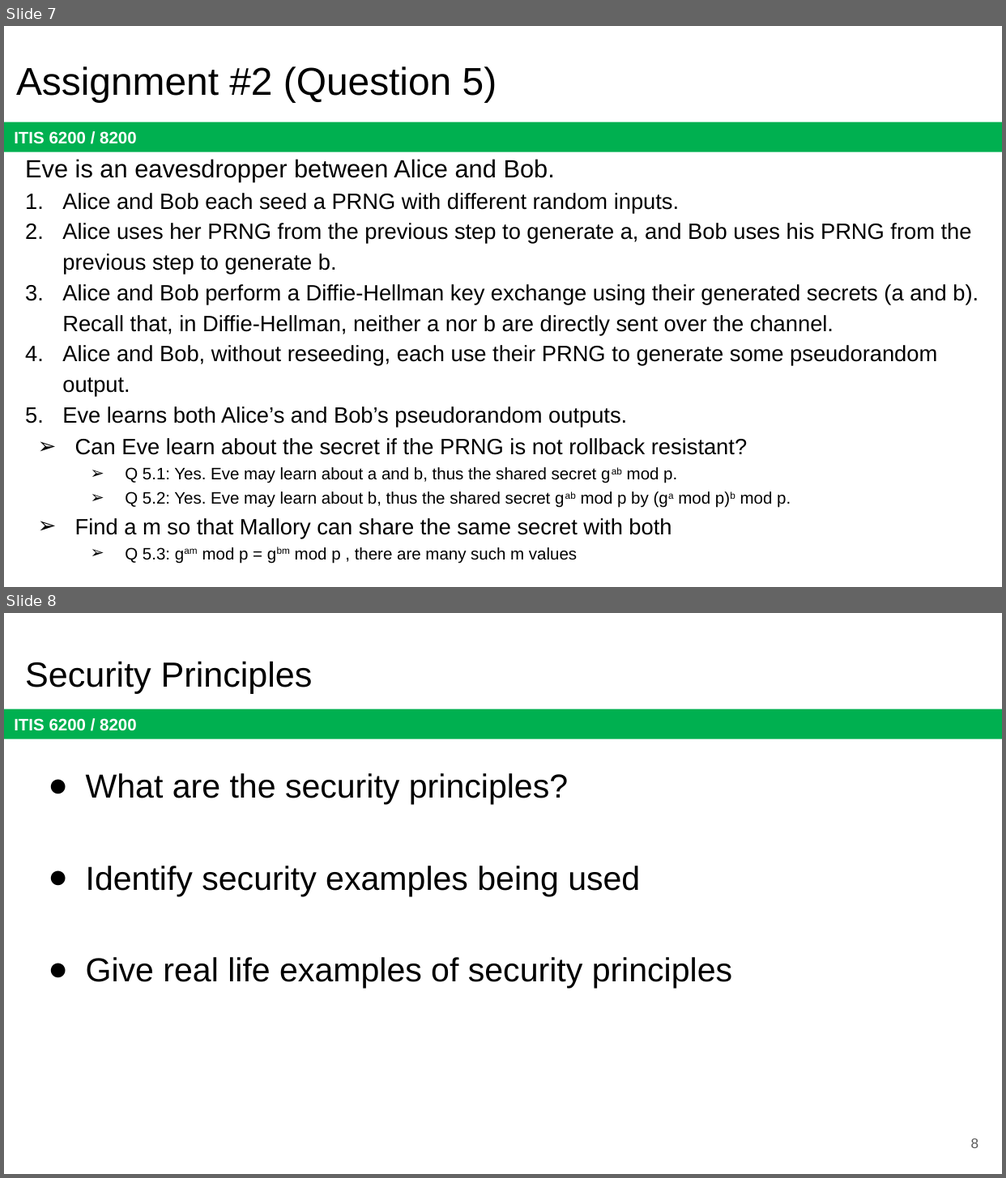
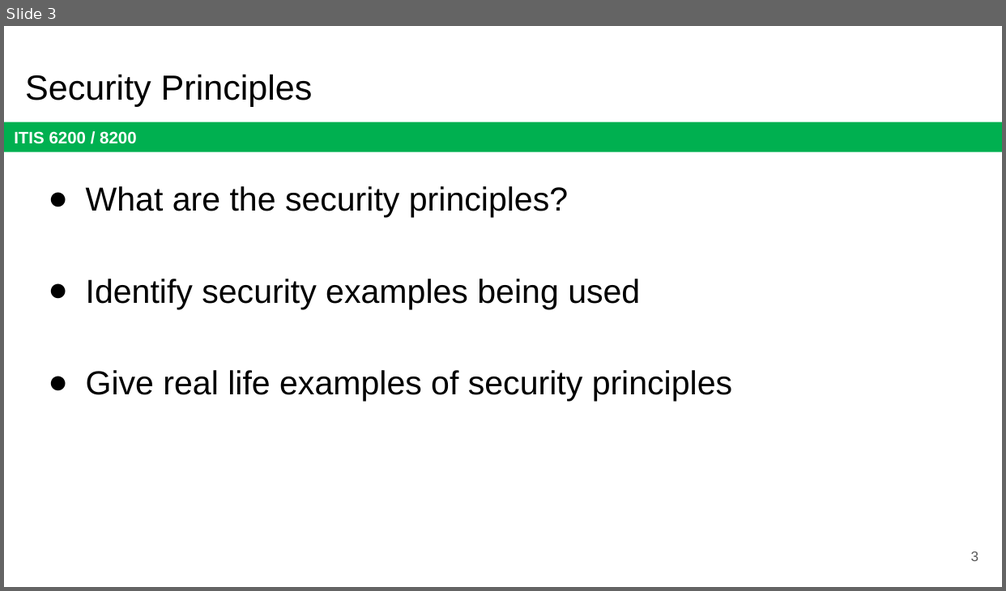
Before and after one commit to jx5c/github.io, a slide deck: teaching/ITIS6200/2023fa/lectures/final.review.pptx. Shown one above the other, each under a label of ours: slides 7 and 8 before the commit, slide 3 after it. The pictures are 1006x1178 and 1006x591 pixels, drawn with LibreOffice and Linux fonts; fonts in the diff are those of the drawing. Boxes give left, top, right and bottom in pixels: in the first picture for what was removed or moved away, otherwise in the second. Text is boxed around its words. In the diff, an @@ line names an element or a change of style, - is before the commit and + after.

```diff
--- a/teaching/ITIS6200/2023fa/lectures/final.review.pptx
+++ b/teaching/ITIS6200/2023fa/lectures/final.review.pptx
@@ slide 7 removed at (4, 26, 1002, 587), background #FFFFFF; not listed: 1 template element that a slide beside it also shows @@
@@ title removed at (16, 66, 497, 102) @@
-Assignment #2 (Question 5)
@@ text removed at (25, 159, 978, 564) @@
-Eve is an eavesdropper between Alice and Bob.
-1. Alice and Bob each seed a PRNG with different random inputs.
-2. Alice uses her PRNG from the previous step to generate a, and Bob uses his PRNG from the previous step to generate b.
-3. Alice and Bob perform a Diffie-Hellman key exchange using their generated secrets (a and b). Recall that, in Diffie-Hellman, neither a nor b are directly sent over the channel.
-4. Alice and Bob, without reseeding, each use their PRNG to generate some pseudorandom output.
-5. Eve learns both Alice’s and Bob’s pseudorandom outputs.
-➢ Can Eve learn about the secret if the PRNG is not rollback resistant?
-  ➢ Q 5.1: Yes. Eve may learn about a and b, thus the shared secret gab mod p.
-  ➢ Q 5.2: Yes. Eve may learn about b, thus the shared secret gab mod p by (ga mod p)b mod p.
-➢ Find a m so that Mallory can share the same secret with both
-  ➢ Q 5.3: gam mod p = gbm mod p , there are many such m values
@@ what was slide 8 is now slide 3 @@
@@ page number at (971, 552, 979, 561): text changed @@
-8
+3
```
Also in this commit, not shown: 5 slides changed, 9 slides added, 4 other slides removed.
